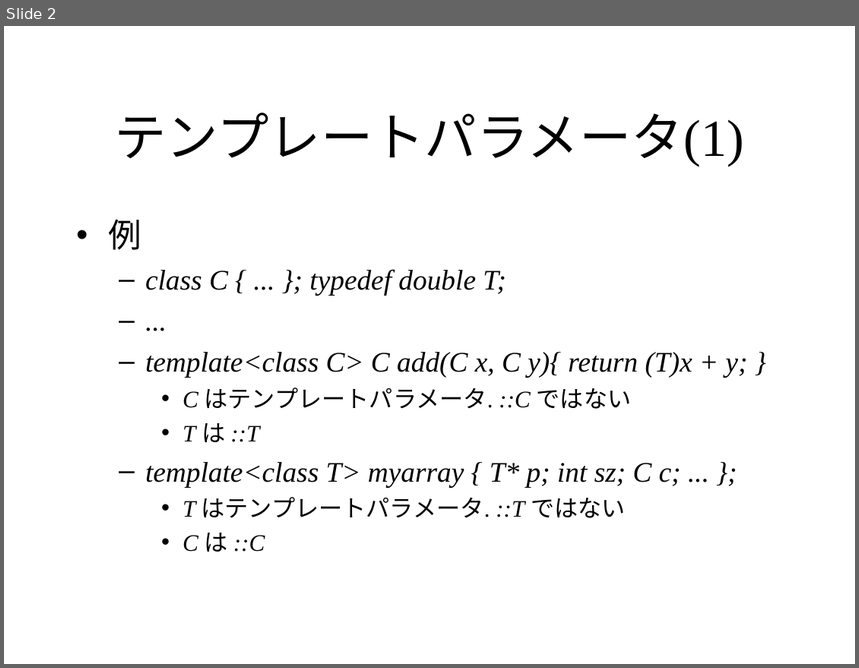
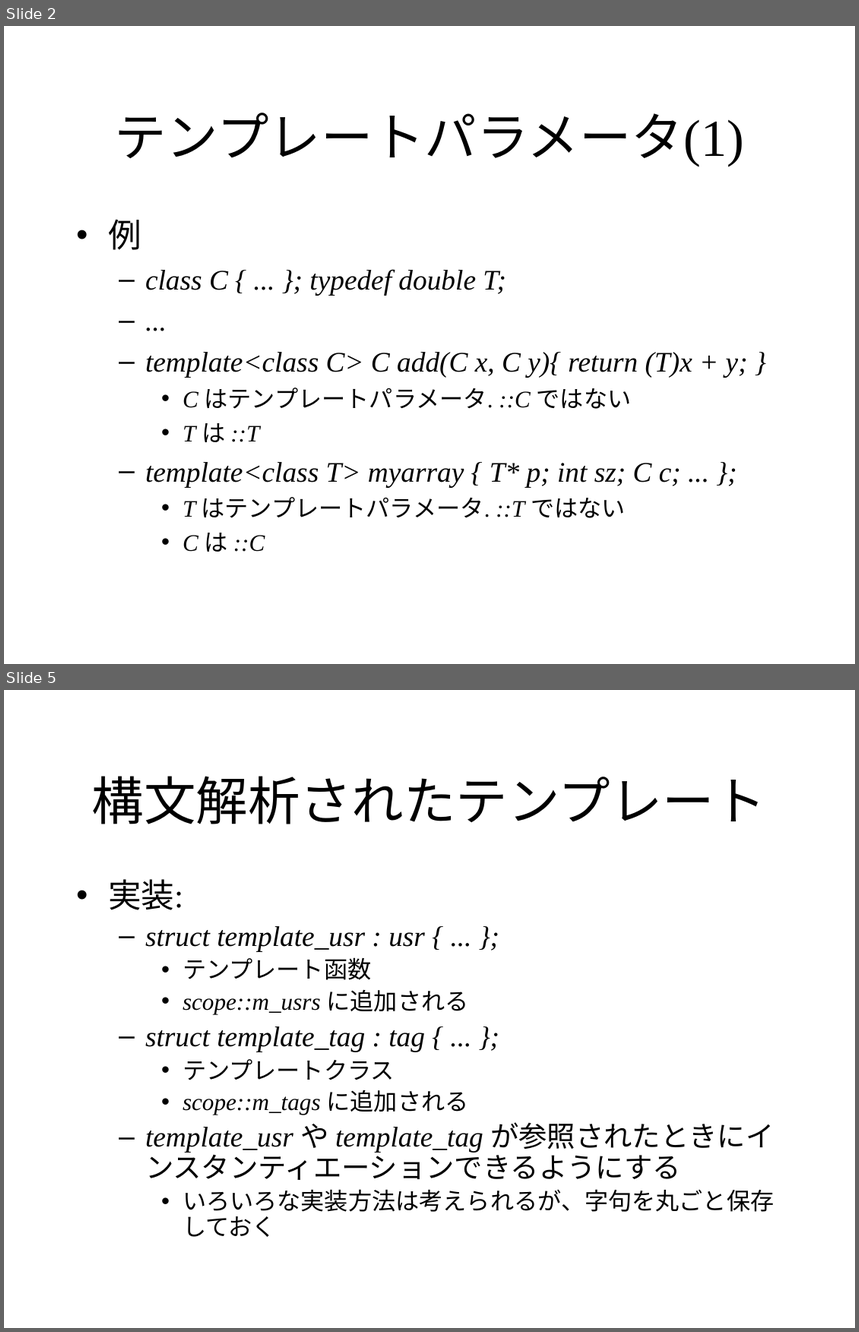
Before and after one commit to KeiHasegawa/cxx_doc, a slide deck: 14_template_parse.ppt. Shown one above the other, each under a label of ours: slide 2 before the commit, slides 2 and 5 after it; the slides between them are not shown. The pictures are 859x668 and 859x1332 pixels, drawn with LibreOffice and Linux fonts; fonts in the diff are those of the drawing. Boxes give left, top, right and bottom in pixels: in the first picture for what was removed or moved away, otherwise in the second. Text is boxed around its words. In the diff, an @@ line names an element or a change of style, - is before the commit and + after.

```diff
--- a/14_template_parse.ppt
+++ b/14_template_parse.ppt
@@ slide 5 added at <box>4,690,855,1328</box>, background #FFFFFF @@
@@ title added at <box>92,776,767,825</box>, 44 pt, text #000000 @@
+構文解析されたテンプレート
@@ text added at <box>108,879,774,1237</box>, 24 pt, text #000000, italic @@
+• 実装:
+  – struct template_usr : usr { ... };
+    • テンプレート函数
+    • scope::m_usrs に追加される
+  – struct template_tag : tag { ... };
+    • テンプレートクラス
+    • scope::m_tags に追加される
+  – template_usr や template_tag が参照されたときにインスタンティエーションできるようにする
+    • いろいろな実装方法は考えられるが、字句を丸ごと保存しておく
```
Also in this commit, not shown: 3 slides changed, 4 other files.
